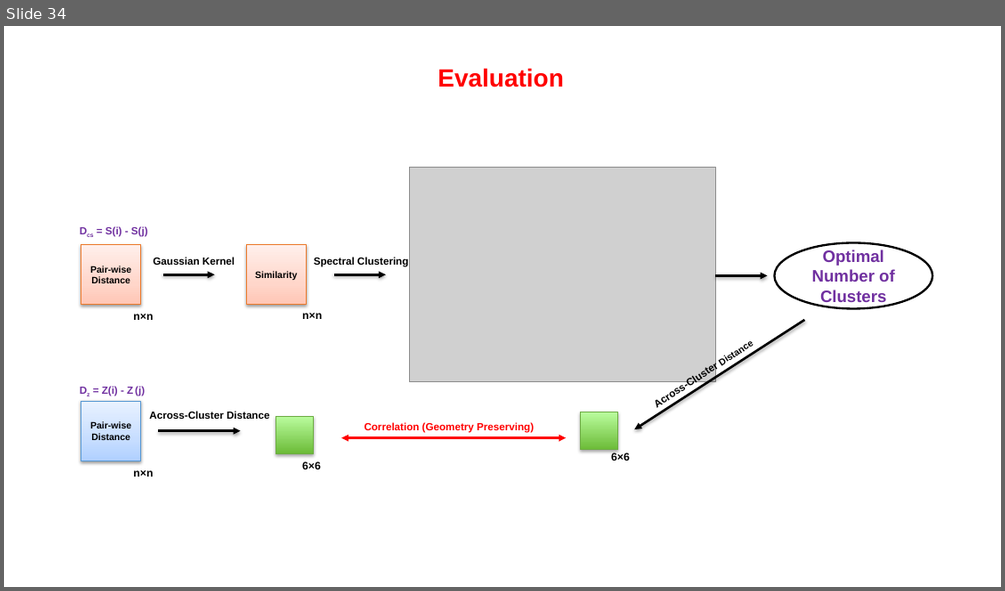
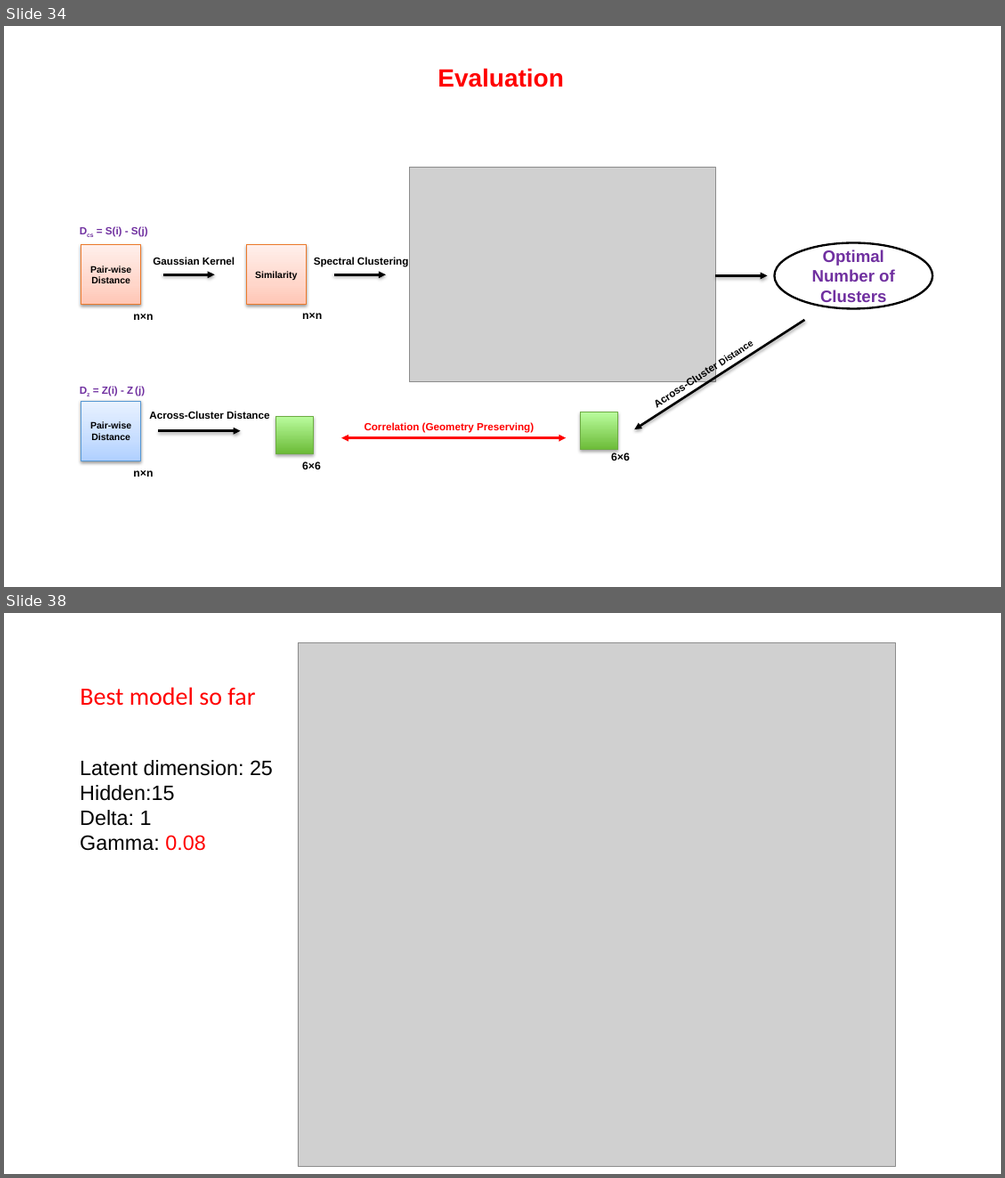
Before and after one commit to Esadeghii/Gaussian-Mixture-Model, a slide deck: clustering/GMM Model.pptx. Shown one above the other, each under a label of ours: slide 34 before the commit, slides 34 and 38 after it; the slides between them are not shown. The pictures are 1005x591 and 1005x1178 pixels, drawn with LibreOffice and Linux fonts; fonts in the diff are those of the drawing; grey boxes stand for pictures. Boxes give left, top, right and bottom in pixels: in the first picture for what was removed or moved away, otherwise in the second. Text is boxed around its words. In the diff, an @@ line names an element or a change of style, - is before the commit and + after.

```diff
--- a/clustering/GMM Model.pptx
+++ b/clustering/GMM Model.pptx
@@ slide 38 added at box(4, 613, 1001, 1174), background #FFFFFF @@
@@ picture added at box(298, 643, 896, 1167) @@
@@ title added at box(80, 687, 255, 706), 24 pt, text #FF0000 @@
+Best model so far
@@ text added at box(80, 760, 273, 851), 20 pt, text #000000 @@
+Latent dimension: 25
+Hidden:15
+Delta: 1
+Gamma: 0.08
```
Also in this commit, not shown: 3 slides changed, 3 other slides added.
